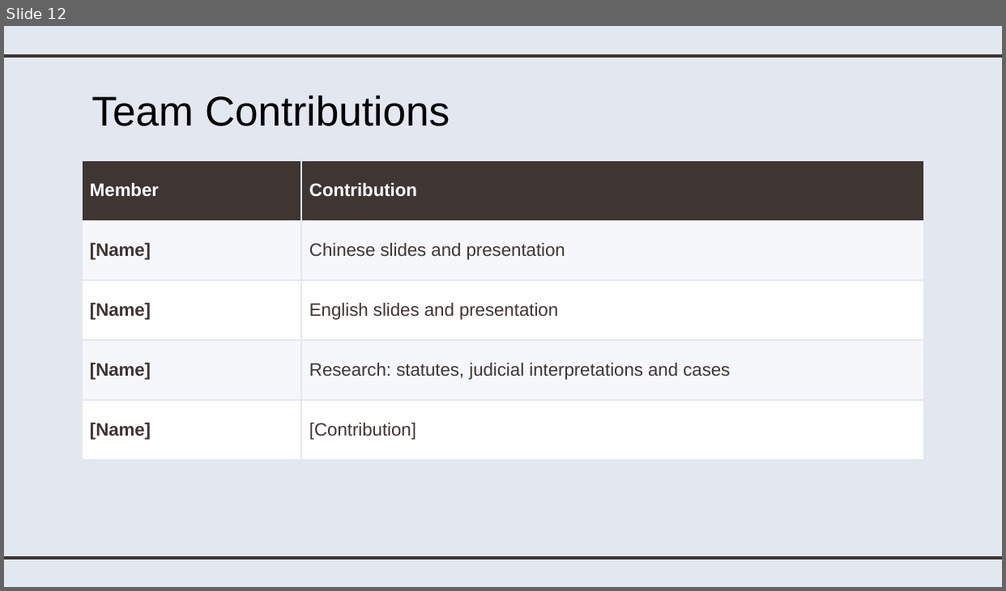
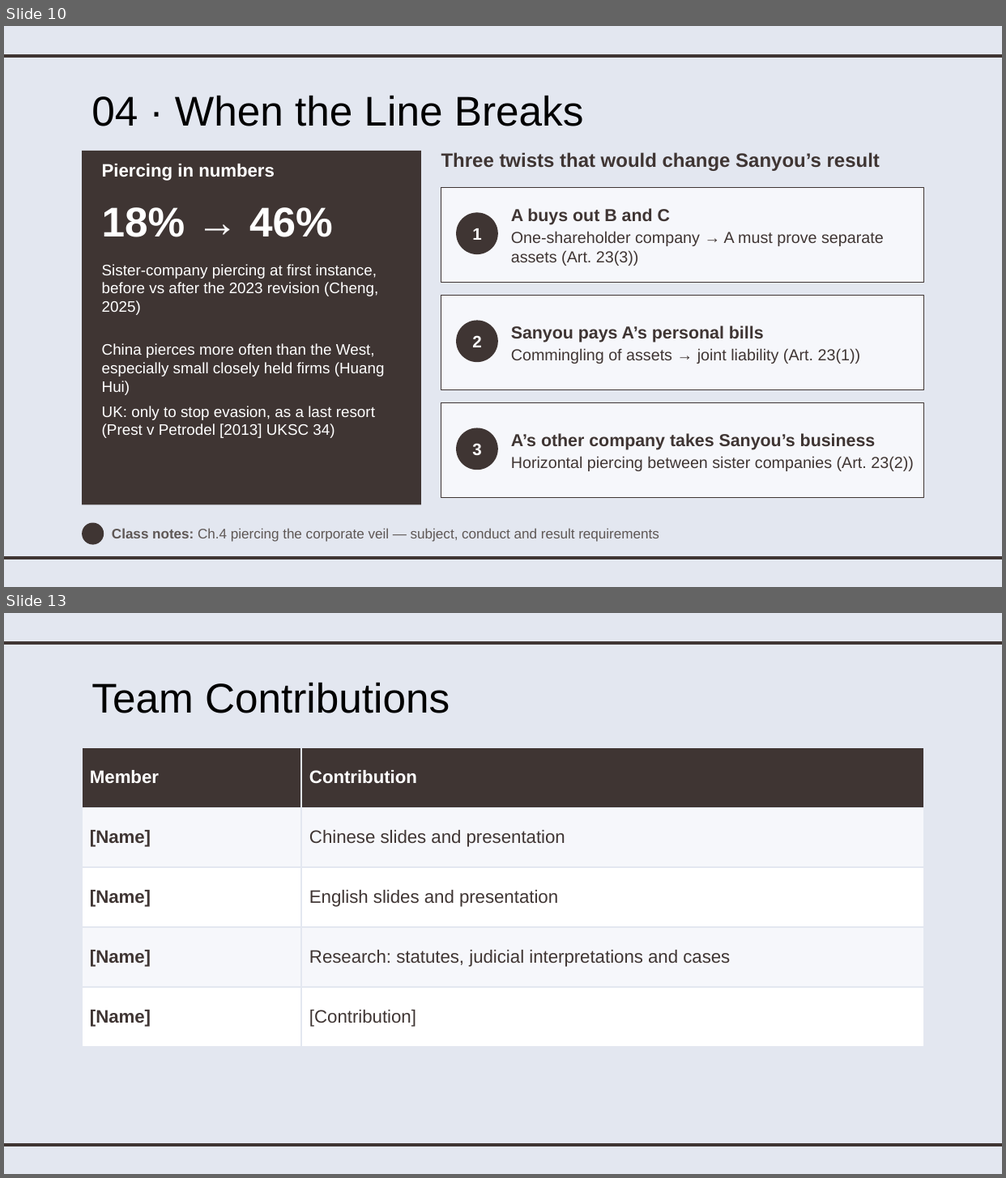
Before and after one commit to joycelynqxq-lab/my-project, a slide deck: 英文部分_English_Part.pptx. Shown one above the other, each under a label of ours: slide 12 before the commit, slides 10 and 13 after it; the slides between them are not shown. The pictures are 1006x591 and 1006x1178 pixels, drawn with LibreOffice and Linux fonts; fonts in the diff are those of the drawing. Boxes give left, top, right and bottom in pixels: in the first picture for what was removed or moved away, otherwise in the second. Text is boxed around its words. In the diff, an @@ line names an element or a change of style, - is before the commit and + after.

```diff
--- a/英文部分_English_Part.pptx
+++ b/英文部分_English_Part.pptx
@@ slide 10 added at bbox=[4, 26, 1002, 587], background #E3E7F0; not listed: 2 template elements that a slide beside it also shows @@
@@ title added at bbox=[91, 95, 584, 126], 30 pt, text #000000 @@
+04 · When the Line Breaks
@@ rectangle added at bbox=[82, 151, 421, 505], fill #3F3533 @@
@@ text added at bbox=[102, 164, 275, 181], 13 pt, text #FFFFFF, bold @@
+Piercing in numbers
@@ text added at bbox=[441, 152, 880, 171], 14 pt, text #3F3533, bold @@
+Three twists that would change Sanyou’s result
@@ rectangle added at bbox=[441, 188, 924, 283], fill #F6F7FB, outline #3F3533 0.75 pt @@
@@ text added at bbox=[102, 207, 333, 237], 30 pt, text #FFFFFF, bold @@
+18% → 46%
@@ ellipse added at bbox=[456, 212, 498, 254], fill #3F3533 @@
@@ text added at bbox=[511, 208, 884, 266], 11.5 pt, text #3F3533 @@
+A buys out B and C
+One-shareholder company → A must prove separate assets (Art. 23(3))
@@ text added at bbox=[472, 228, 481, 240], 12 pt, text #FFFFFF, bold @@
+1
@@ text added at bbox=[102, 264, 378, 315], 11 pt, text #FFFFFF @@
+Sister-company piercing at first instance, before vs after the 2023 revision (Cheng, 2025)
@@ rectangle added at bbox=[441, 296, 924, 390], fill #F6F7FB, outline #3F3533 0.75 pt @@
@@ ellipse added at bbox=[456, 320, 498, 362], fill #3F3533 @@
@@ text added at bbox=[472, 335, 481, 348], 12 pt, text #FFFFFF, bold @@
+2
@@ text added at bbox=[511, 326, 861, 364], 11.5 pt, text #3F3533 @@
+Sanyou pays A’s personal bills
+Commingling of assets → joint liability (Art. 23(1))
@@ text added at bbox=[102, 344, 385, 438], 11 pt, text #FFFFFF @@
+China pierces more often than the West, especially small closely held firms (Huang Hui)
+UK: only to stop evasion, as a last resort (Prest v Petrodel [2013] UKSC 34)
@@ rectangle added at bbox=[441, 403, 924, 498], fill #F6F7FB, outline #3F3533 0.75 pt @@
@@ ellipse added at bbox=[456, 428, 498, 470], fill #3F3533 @@
@@ text added at bbox=[511, 433, 914, 472], 11.5 pt, text #3F3533 @@
+A’s other company takes Sanyou’s business
+Horizontal piercing between sister companies (Art. 23(2))
@@ text added at bbox=[472, 443, 481, 456], 12 pt, text #FFFFFF, bold @@
+3
@@ ellipse added at bbox=[82, 523, 104, 545], fill #3F3533 @@
@@ text added at bbox=[112, 528, 659, 542], 10 pt, text #5E5755 @@
+Class notes: Ch.4 piercing the corporate veil — subject, conduct and result requirements
@@ what was slide 12 is now slide 13 @@
```
Also in this commit, not shown: 3 slides changed, 9 other slides added, 9 slides removed, 1 other file.
